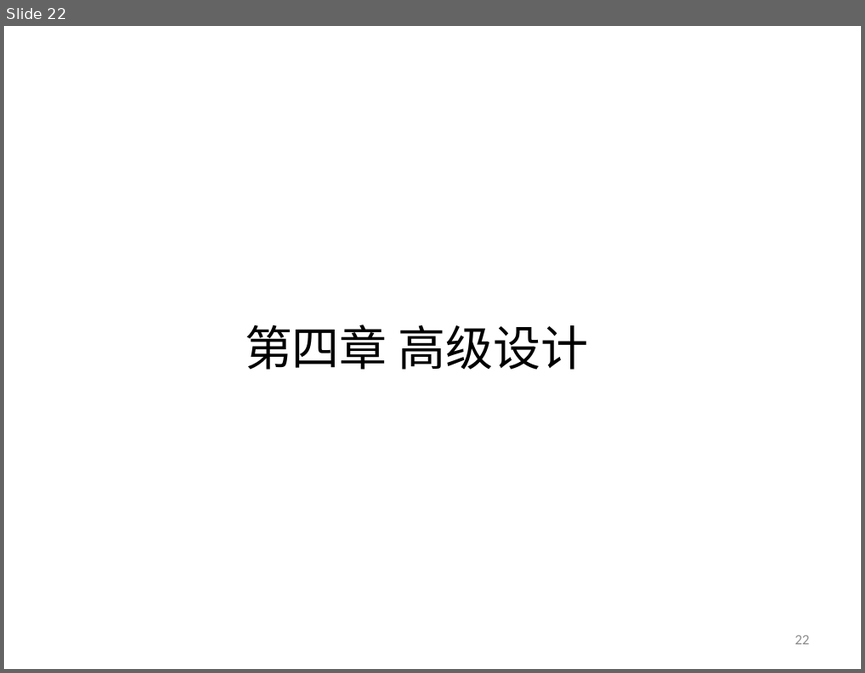
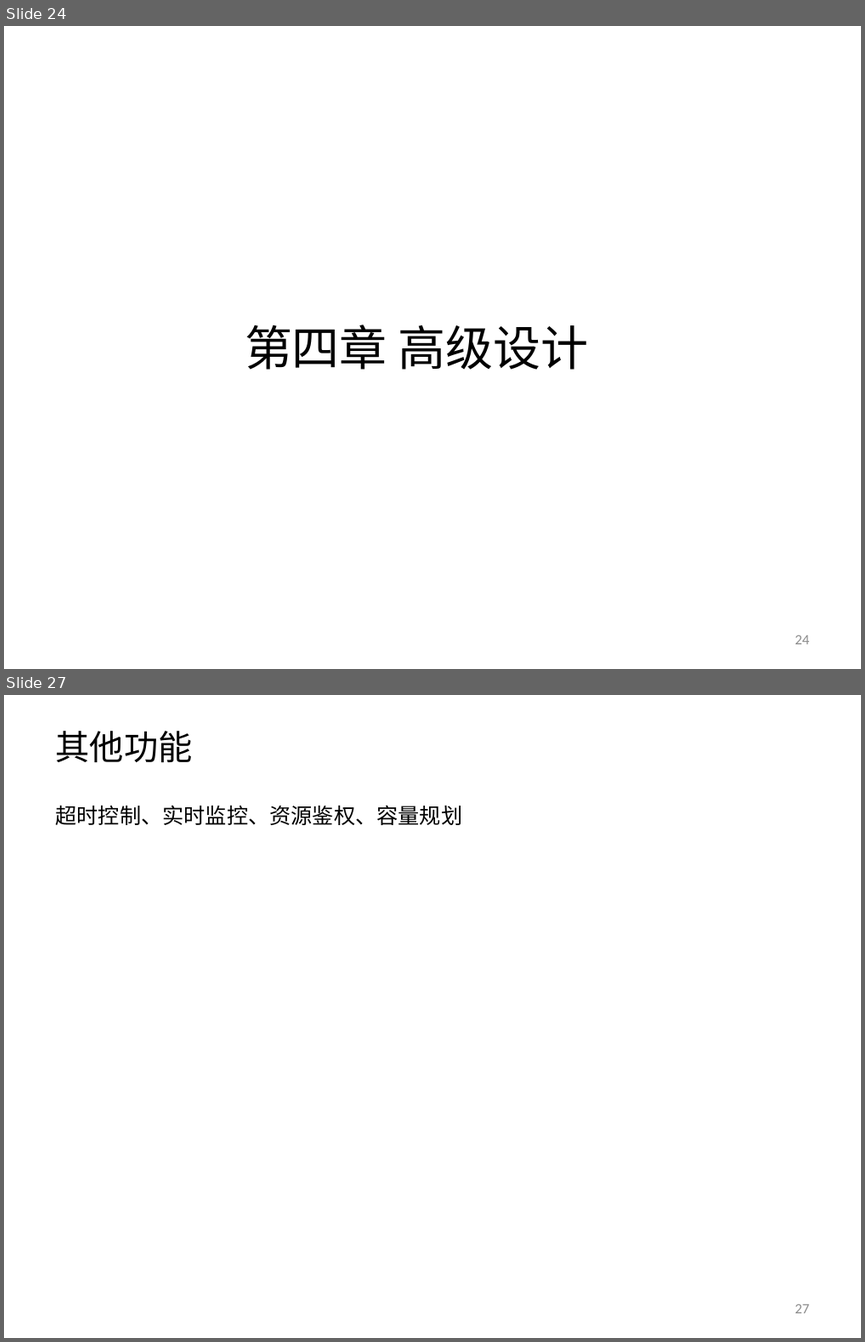
Before and after one commit to yessur3808/neural, a slide deck: docs/Neural_设计方案_V1.3.pptx. Shown one above the other, each under a label of ours: slide 22 before the commit, slides 24 and 27 after it; the slides between them are not shown. The pictures are 865x673 and 865x1342 pixels, drawn with LibreOffice and Linux fonts; fonts in the diff are those of the drawing. Boxes give left, top, right and bottom in pixels: in the first picture for what was removed or moved away, otherwise in the second. Text is boxed around its words. In the diff, an @@ line names an element or a change of style, - is before the commit and + after.

```diff
--- a/docs/Neural_设计方案_V1.3.pptx
+++ b/docs/Neural_设计方案_V1.3.pptx
@@ slide 27 added at <box>4,695,861,1338</box>, background #FFFFFF @@
@@ title added at <box>55,731,192,763</box>, 28.8 pt, text #000000 @@
+其他功能
@@ text added at <box>55,805,462,825</box>, 18 pt, text #000000 @@
+超时控制、实时监控、资源鉴权、容量规划
@@ page number added at <box>794,1304,809,1313</box>, 12 pt, text #8C8C8C @@
+27
@@ what was slide 22 is now slide 24 @@
@@ page number at <box>794,635,809,644</box>: text changed @@
-22
+24
```
Also in this commit, not shown: 17 slides changed, 1 other slide added, 15 slides removed.
